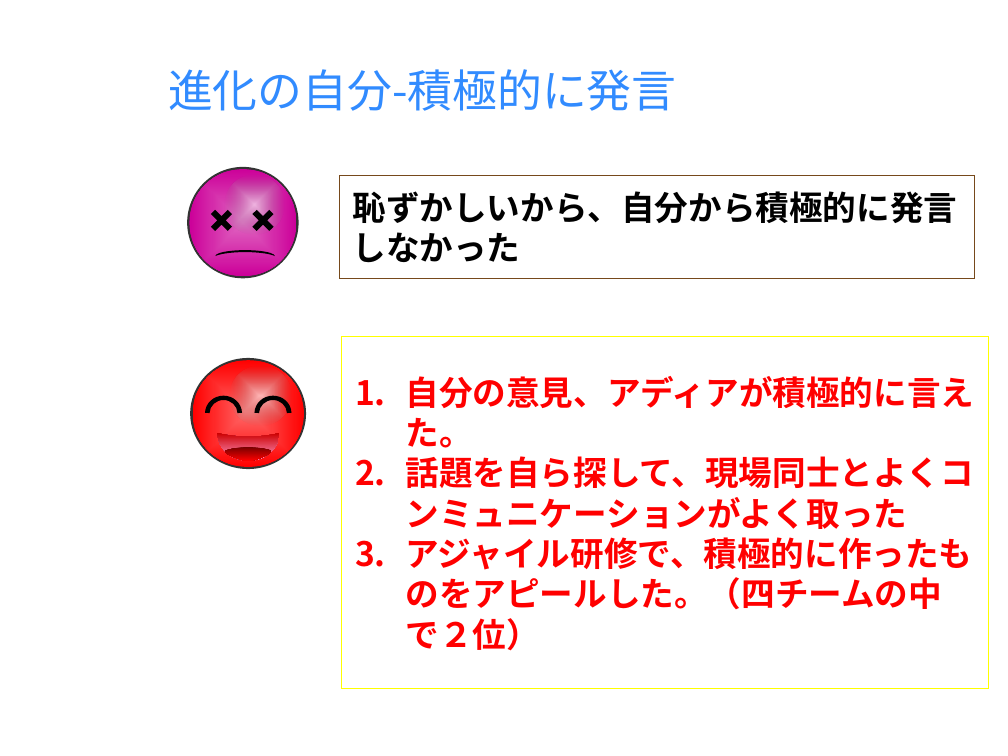
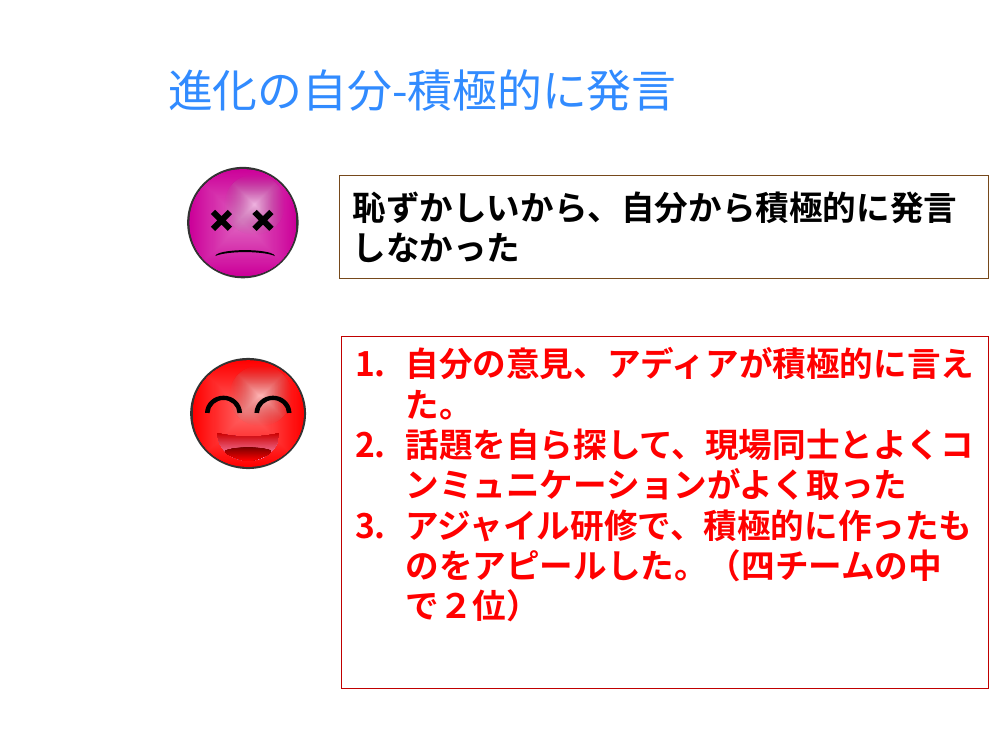
Before and after one commit to milo-bb/test, a slide deck: slide 4 of 昇格プレゼン(徐洋)_new.pptx. Drawn at 1008x756 pixels with LibreOffice and Linux fonts; fonts in the diff are those of the drawing; background and template pictures are left out. Boxes give left, top, right and bottom in pixels: in the first picture for what was removed or moved away, otherwise in the second. Text is boxed around its words. In the diff, an @@ line names an element or a change of style, - is before the commit and + after.

```diff
--- a/昇格プレゼン(徐洋)_new.pptx
+++ b/昇格プレゼン(徐洋)_new.pptx
@@ rectangle "恥ずかしいから、自分から積極的に発言しなかった": place and size @@
-rectangle "恥ずかしいから、自分から積極的に発言しなかった" at bbox=[339, 175, 974, 278]
+rectangle "恥ずかしいから、自分から積極的に発言しなかった" at bbox=[339, 175, 988, 278]
@@ rectangle "自分の意見、アディアが積極的に言えた。" at bbox=[341, 336, 988, 688]: vertical alignment middle to top; outline #FFFF00 0.75 pt to #C00000 0.75 pt @@
```
Also in this commit, not shown: 6 other slides changed, 1 slide added, 1 slide removed.
